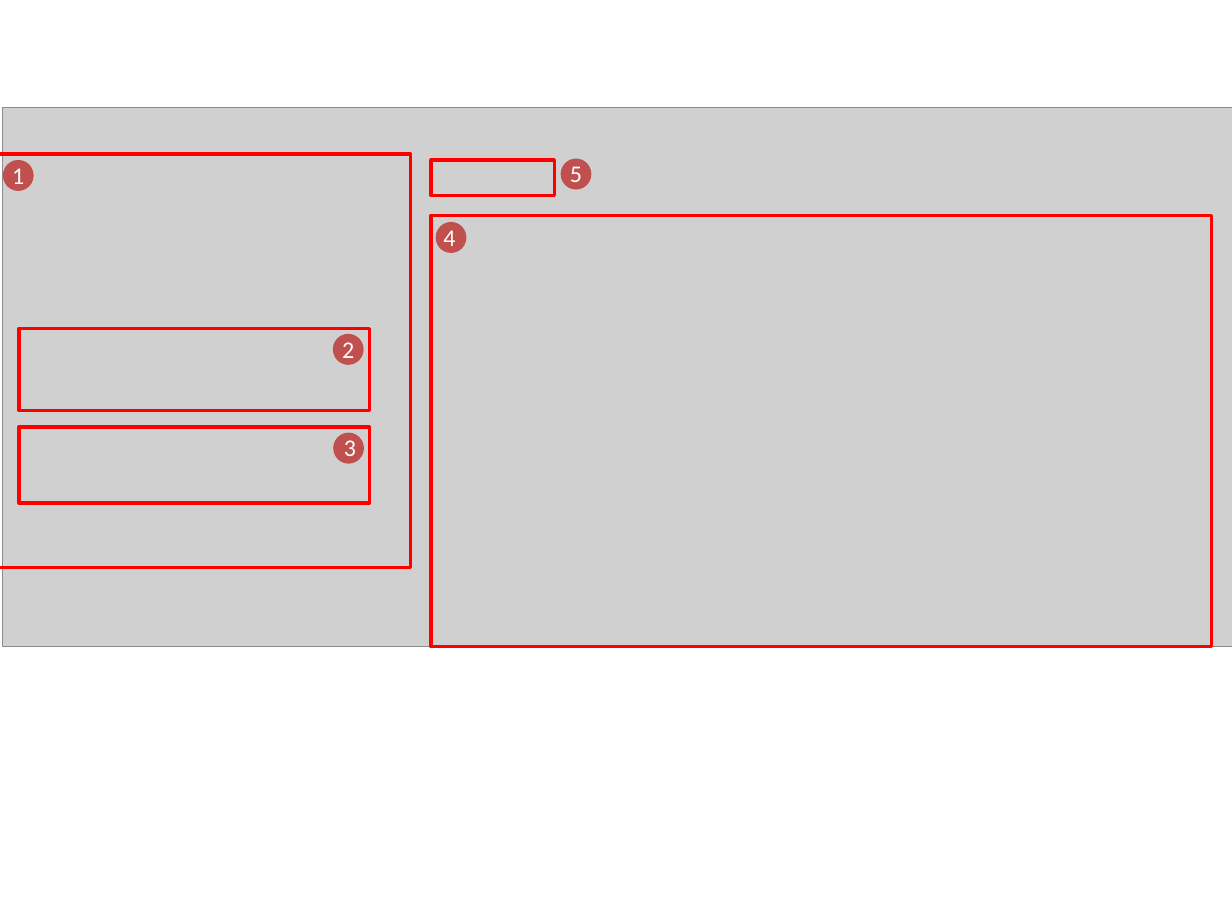
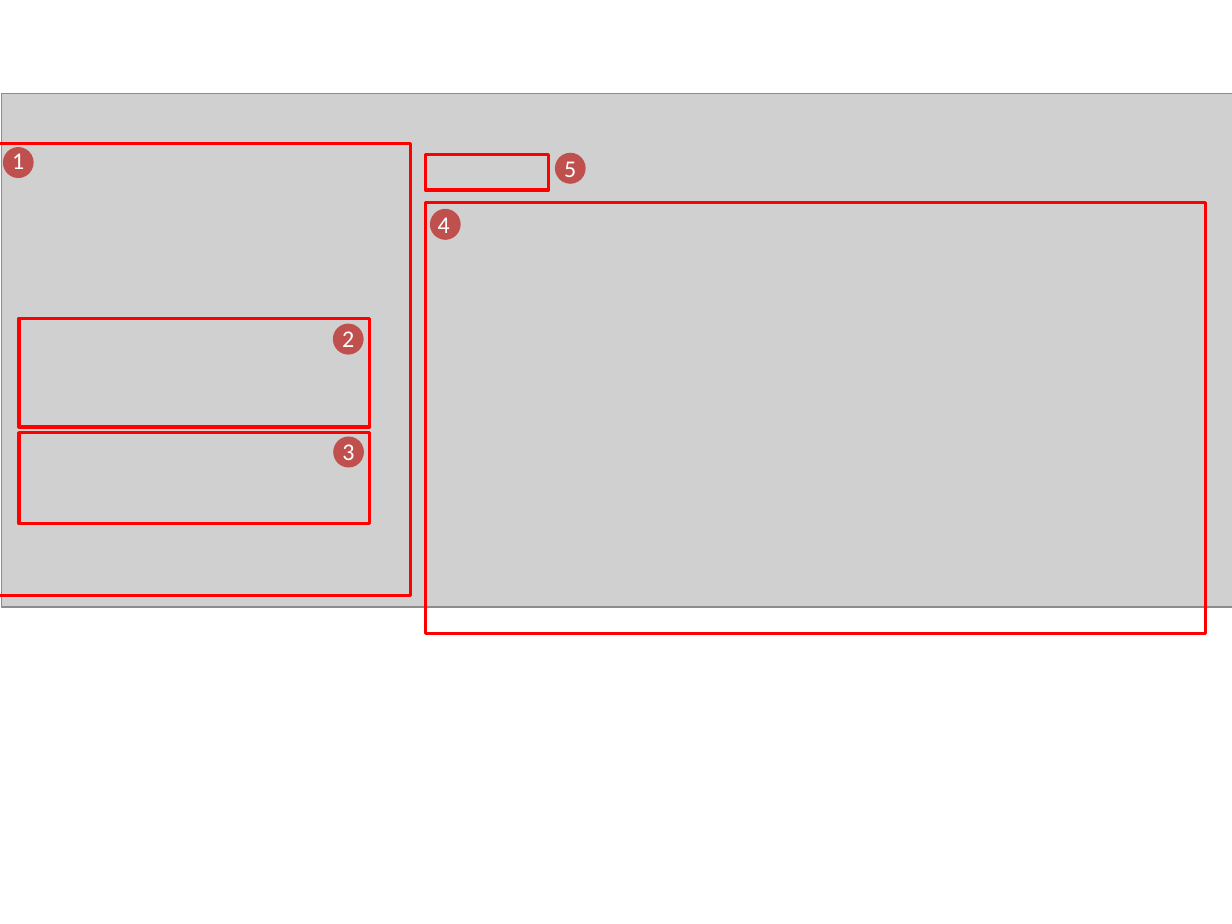
Before and after one commit to andeek/CreativeComponent, a slide deck: slide 4 of paper/images/images.pptx. Drawn at 1232x924 pixels with LibreOffice and Linux fonts; fonts in the diff are those of the drawing; grey boxes stand for pictures. Boxes give left, top, right and bottom in pixels: in the first picture for what was removed or moved away, otherwise in the second. Text is boxed around its words. In the diff, an @@ line names an element or a change of style, - is before the commit and + after.

```diff
--- a/paper/images/images.pptx
+++ b/paper/images/images.pptx
@@ picture: place and size @@
-picture at (2, 107, 1232, 647)
+picture at (1, 94, 1232, 606)
@@ text "1": place and size @@
-text "1" at (12, 168, 24, 184)
+text "1" at (12, 153, 24, 169)
@@ rectangle: place and size @@
-rectangle at (0, 154, 410, 568)
+rectangle at (0, 144, 410, 596)
@@ ellipse: place and size @@
-ellipse at (2, 160, 33, 191)
+ellipse at (2, 147, 33, 177)
@@ 1 text, 1 rectangle, 1 ellipse: place and size @@
-1 text, 1 rectangle, 1 ellipse at (431, 159, 591, 196)
+1 text, 1 rectangle, 1 ellipse at (425, 153, 585, 190)
@@ 1 text, 1 ellipse, 1 rectangle: place and size @@
-1 text, 1 ellipse, 1 rectangle at (431, 216, 1211, 647)
+1 text, 1 ellipse, 1 rectangle at (425, 202, 1205, 633)
@@ rectangle: place and size @@
-rectangle at (20, 329, 370, 411)
+rectangle at (20, 318, 370, 426)
@@ text "2" rewrapped from (342, 342, 354, 364) to (342, 331, 354, 347) @@
@@ ellipse: place and size @@
-ellipse at (333, 334, 363, 365)
+ellipse at (333, 324, 363, 355)
@@ rectangle: place and size @@
-rectangle at (20, 428, 370, 504)
+rectangle at (20, 432, 370, 524)
@@ text "3": place and size @@
-text "3" at (344, 440, 356, 463)
+text "3" at (342, 444, 354, 467)
@@ ellipse: place and size @@
-ellipse at (333, 432, 363, 463)
+ellipse at (333, 436, 363, 467)
```
Also in this commit, not shown: 15 other files.
